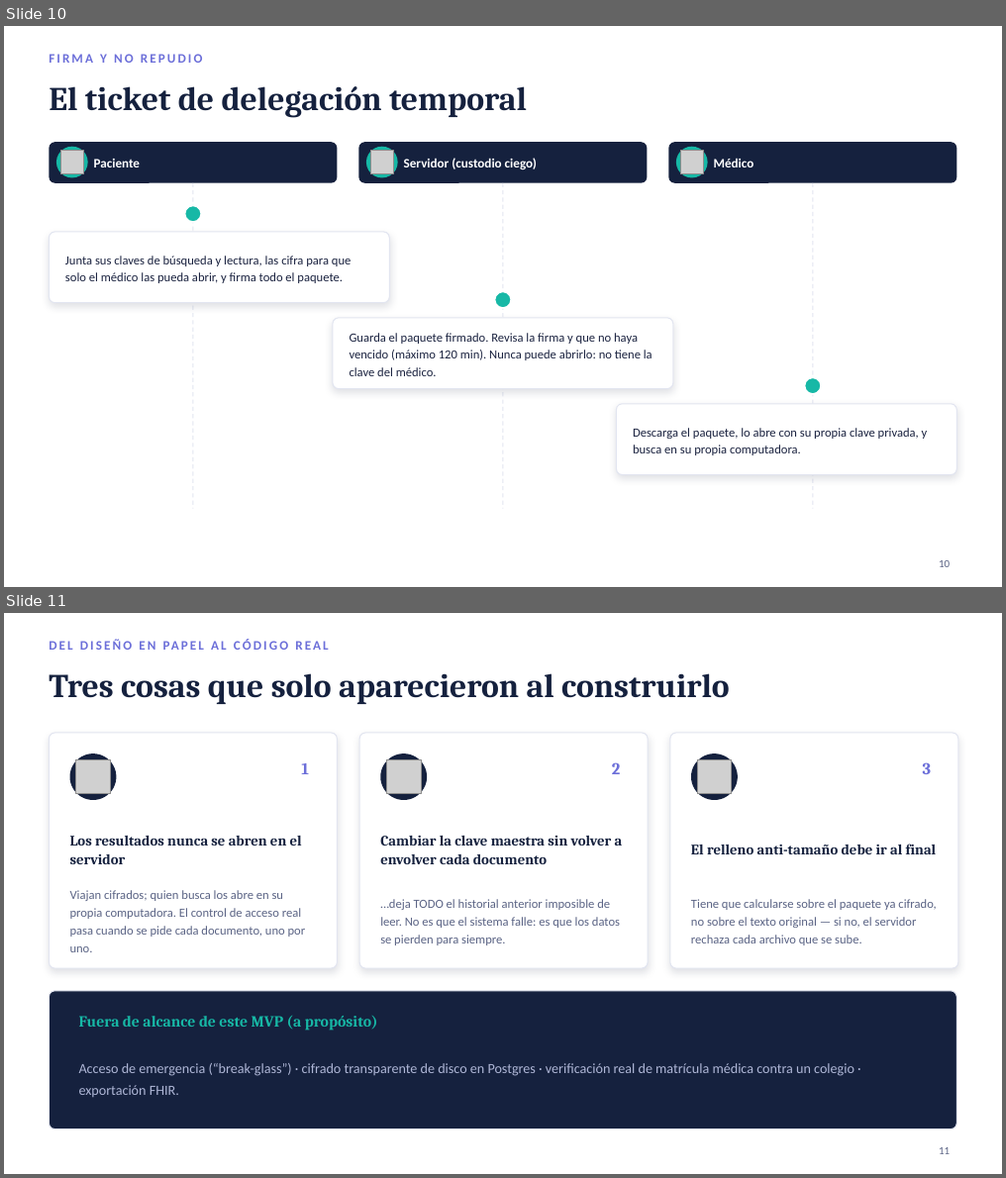
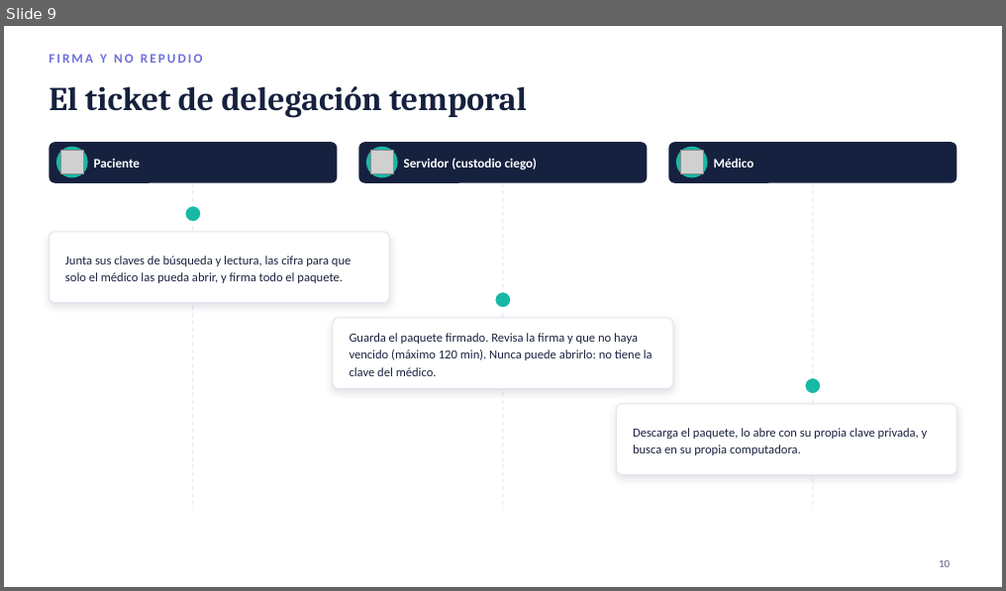
Before and after one commit to hernan2292/resumenes-maestria-en-ciberdefensa, a slide deck: Criptografia Avanzada/sse_cifrado_asimetrico.pptx. Shown one above the other, each under a label of ours: slides 10 and 11 before the commit, slide 9 after it. The pictures are 1006x1178 and 1006x591 pixels, drawn with LibreOffice and Linux fonts; fonts in the diff are those of the drawing; grey boxes stand for pictures. Boxes give left, top, right and bottom in pixels: in the first picture for what was removed or moved away, otherwise in the second. Text is boxed around its words. In the diff, an @@ line names an element or a change of style, - is before the commit and + after.

```diff
--- a/Criptografia Avanzada/sse_cifrado_asimetrico.pptx
+++ b/Criptografia Avanzada/sse_cifrado_asimetrico.pptx
@@ slide 11 removed at [4, 613, 1002, 1174], background #FFFFFF @@
@@ text removed at [49, 673, 730, 704] @@
-Tres cosas que solo aparecieron al construirlo
@@ rounded rectangle removed at [49, 733, 338, 968] @@
@@ ellipse removed at [70, 754, 116, 800] @@
@@ picture removed at [76, 760, 110, 794] @@
@@ rounded rectangle removed at [359, 733, 648, 968] @@
@@ ellipse removed at [380, 754, 427, 800] @@
@@ picture removed at [386, 760, 421, 794] @@
@@ rounded rectangle removed at [670, 733, 958, 968] @@
@@ ellipse removed at [691, 754, 738, 800] @@
@@ picture removed at [697, 760, 732, 794] @@
@@ text removed at [301, 763, 309, 774] @@
-1
@@ text removed at [612, 762, 621, 774] @@
-2
@@ text removed at [923, 762, 932, 774] @@
-3
@@ text removed at [70, 836, 302, 864] @@
-Los resultados nunca se abren en el servidor
@@ text removed at [380, 836, 623, 864] @@
-Cambiar la clave maestra sin volver a envolver cada documento
@@ text removed at [691, 844, 937, 855] @@
-El relleno anti-tamaño debe ir al final
@@ text removed at [70, 890, 306, 953] @@
-Viajan cifrados; quien busca los abre en su propia computadora. El control de acceso real pasa cuando se pide cada documento, uno por uno.
@@ text removed at [380, 899, 620, 946] @@
-…deja TODO el historial anterior imposible de leer. No es que el sistema falle: es que los datos se pierden para siempre.
@@ text removed at [691, 899, 936, 946] @@
-Tiene que calcularse sobre el paquete ya cifrado, no sobre el texto original — si no, el servidor rechaza cada archivo que se sube.
@@ rounded rectangle removed at [49, 991, 957, 1130] @@
@@ text removed at [79, 1016, 378, 1031] @@
-Fuera de alcance de este MVP (a propósito)
@@ text removed at [79, 1063, 854, 1097] @@
-Acceso de emergencia (“break-glass”) · cifrado transparente de disco en Postgres · verificación real de matrícula médica contra un colegio · exportación FHIR.
@@ text removed at [470, 1063, 636, 1073] @@
-DEL DISEÑO EN PAPEL AL CÓDIGO REAL
@@ text removed at [939, 1148, 949, 1155] @@
-11
@@ what was slide 10 is now slide 9 @@
```
Also in this commit, not shown: 3 slides changed, 1 other slide removed, 2 other files.
